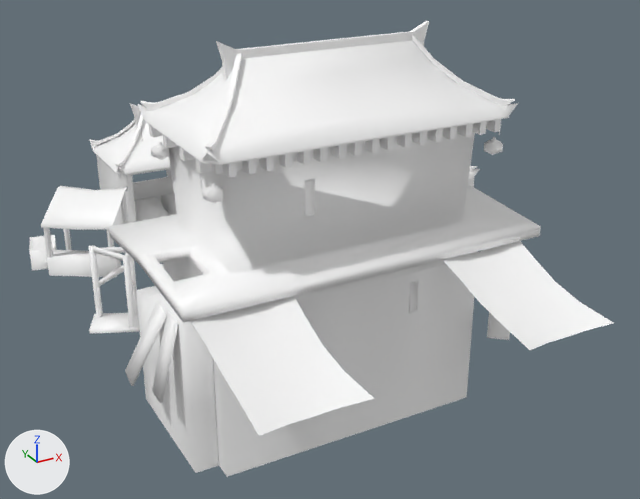
A saved change to the COLLADA model art/meshes/structural/chin_dock.dae.
One viewpoint serves both versions: a 50 mm lens placed at (-0.514, -1.108, 0.602), pointed at (0.057, -0.069, 0.083). Every picture has the same lights, and +X, +Y and +Z are marked at lower left. Where no turn or scale is listed for an object, it has been applied to the vertices. Vertices at the same position are counted once.

Objects in the first picture: 'House_001'.
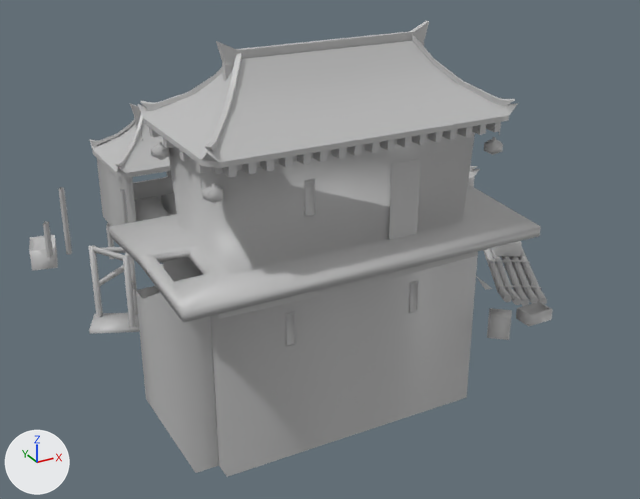
The newer file is also turned or shifted as a whole; pictures and numbers use the older file's frame.

Location of each change, [x1, y1, x2, y2] in pixels of the pictures (640 x 499 px; the box of a moved part takes in the faces that stretch with it):
'House_001', reshaped (10% narrower): before [29, 21, 613, 477]; after [29, 21, 553, 477]
part 1 of me_mesh_001, deleted: before [41, 186, 613, 436]
part 2 of me_mesh_001, moved or reshaped: before [93, 40, 509, 299]; after [93, 116, 509, 240]
part 3 of me_mesh_001, recoloured (white to grey): [29, 21, 541, 477] in both

What changed in the scene script:
```text
Add mat_material_004_001_001:
    mat_material_004_001_001 = principled_material('Material_004_001_001')
    mat_material_004_001_001.base_color = (0.512, 0.512, 0.512)  # grey #bebebe
    mat_material_004_001_001.roughness = 0.44
Change me_mesh_001:
    used by ob_house_001; location = (0.063, -0.012, 0.153)
    remove me_mesh_001.from_pydata(...)  # 2767 vertices, 4042 faces; spans x -0.364..0.443, y -0.482..0.405, z -0.234..0.27
    add me_mesh_001.from_pydata(...)  # 2675 vertices, 3908 faces; spans x -0.364..0.443, y -0.324..0.405, z -0.234..0.27
    me_mesh_001 part 1: 6 loose pieces with 89 vertices, spanning x -0.348..0.14, y -0.482..0.272, z -0.145..0.019, are deleted
    me_mesh_001 part 2
    28 vertices are removed from x -0.255..0.291, y -0.302..0.404, z -0.135..0.169
    96 faces are deleted
    18 vertices in x -0.21..0.291, y -0.044..0.404, z -0.013 move by (0.0, 0.0, -0.006)
    16 vertices in x -0.269..0.129, y -0.302..-0.086, z 0.169 move by (0.0, 0.0, -0.004)
    5 vertices move from x -0.07..0.291, y -0.302..0.404, z -0.125..0.17 to x -0.07..0.291, y -0.302..0.404, z -0.125..0.165
    18 vertices are added at x -0.028..0.215, y -0.302..0.336, z -0.019..0.165
    7 new vertices lie (0.0, 0.0, -0.008) away from vertices in x -0.187..0.291, y -0.022..0.404, z -0.011
    72 new faces join them
    me_mesh_001 part 3: 3836 faces spanning x -0.364..0.443, y -0.324..0.405, z -0.234..0.27 switch from mat_material_004 (white #ffffff) to mat_material_004_001_001 (grey #bebebe)
```
